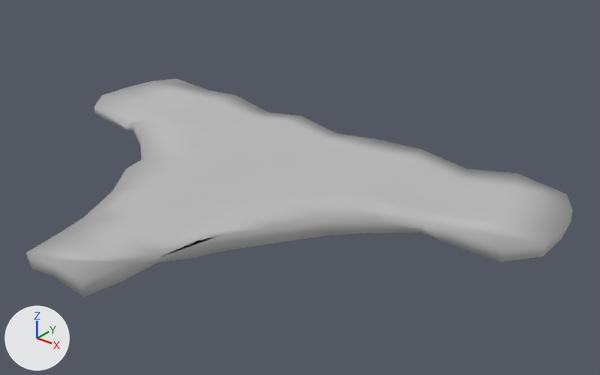
Before and after pictures for a commit that changed the FBX model Assets/3D Assets/Schlafbereich/unterwäsche.fbx.
One viewpoint serves both versions: a 50 mm camera at (0.375, -0.42, 0.272) aimed at (0.042, -0.005, 0.014). Every picture has the same lights, and +X, +Y and +Z are marked at lower left. Where no turn or scale is listed for an object, it has been applied to the vertices.

In view in the first picture: 'Unterwäsche_2:Mesh'.
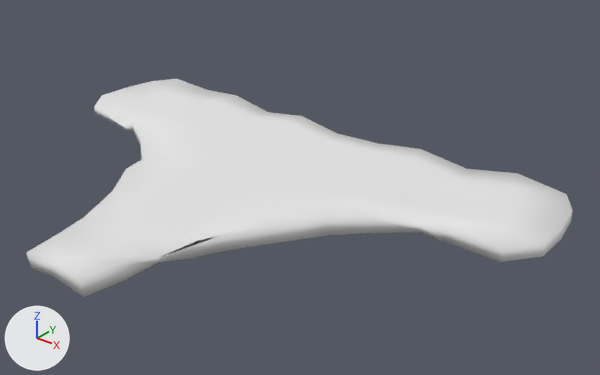
The newer file is also rescaled (x0.989) as a whole; pictures and numbers use the older file's frame.

Location of each change, (x1, y1, x2, y2) in pixels of the pictures (600 x 375 px; the box of a moved part takes in the faces that stretch with it):
'Unterwäsche_2:Mesh', recoloured, reshaped (grey to white): (26, 79, 573, 297) in both
part 1 of me_untitled_003, moved or reshaped: (126, 79, 237, 108) in both
part 2 of me_untitled_003, moved or reshaped: (326, 133, 421, 159) in both

Patch to the scene script:
```diff
--- a/Assets/3D Assets/Schlafbereich/unterwäsche.fbx.py
+++ b/Assets/3D Assets/Schlafbereich/unterwäsche.fbx.py
@@ mat_material_unterwäsche_001 @@
+mat_material_unterwäsche_001 = principled_material('Material.Unterwäsche.001')
+mat_material_unterwäsche_001.base_color = (0.8, 0.8, 0.8)  # white #e7e7e7
+mat_material_unterwäsche_001.roughness = 0.69
@@ me_untitled_003 @@
 me_untitled_003.from_pydata(...)  # 166 vertices, 163 faces; spans x -0.213..0.212, y -0.185..0.107, z 0.006..0.023
 # used by ob_unterwäsche_2_mesh; location = (0.0, 0.0, 0.0)
-me_untitled_003.vertices[62].co = (-0.167, 0.082, 0.014)  # pixel (181, 94)
-me_untitled_003.vertices[78].co = (0.038, 0.1, 0.016)  # pixel (377, 139)
-me_untitled_003.materials.append(mat_lambert1_002)  # grey #bcbcbc
+# me_untitled_003 part 1
+me_untitled_003.vertices[62].co = (-0.167, 0.082, 0.008)  # pixel (182, 99)
+# me_untitled_003 part 2
+me_untitled_003.vertices[78].co = (0.038, 0.1, 0.013)  # pixel (377, 143)
+me_untitled_003.materials.append(mat_material_unterwäsche_001)  # white #e7e7e7
```
